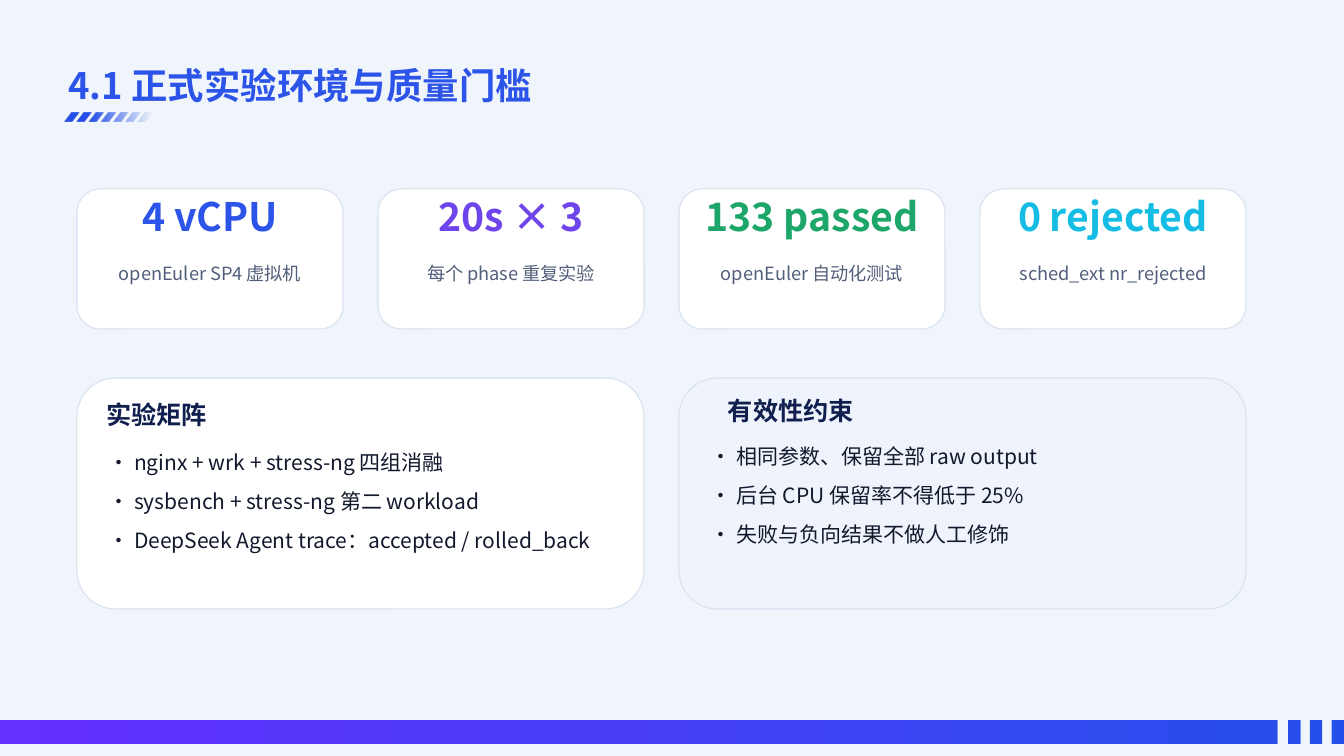
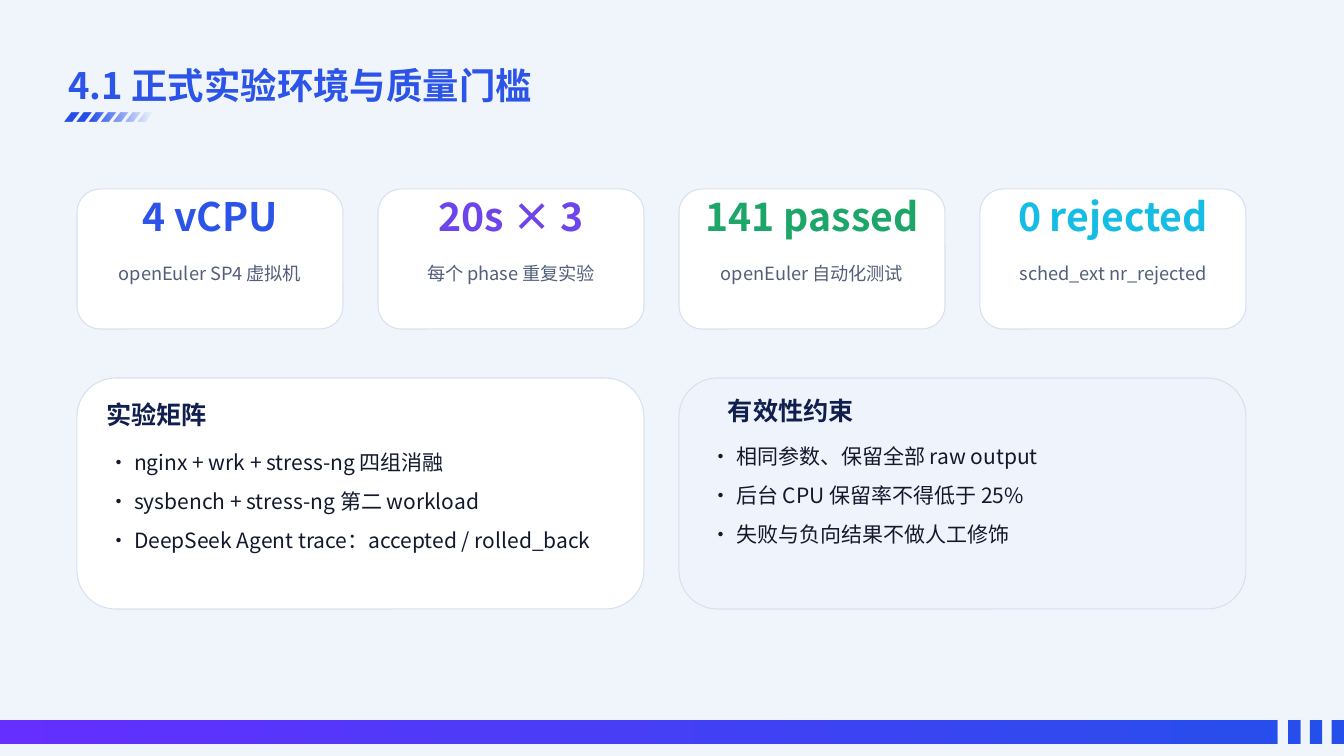
Before and after one commit to SuperGh2233/SchedX-Agent, a slide deck: slide 15 of SchedX-Agent_项目介绍.pptx. Drawn at 1344x756 pixels with LibreOffice and Linux fonts; fonts in the diff are those of the drawing; background and template pictures are left out. Boxes give left, top, right and bottom in pixels: in the first picture for what was removed or moved away, otherwise in the second. Text is boxed around its words. In the diff, an @@ line names an element or a change of style, - is before the commit and + after.

```diff
--- a/SchedX-Agent_项目介绍.pptx
+++ b/SchedX-Agent_项目介绍.pptx
@@ text at (706, 199, 919, 240): text changed @@
-133 passed
+141 passed
```
Also in this commit, not shown: 2 other slides changed, 4 other files.
